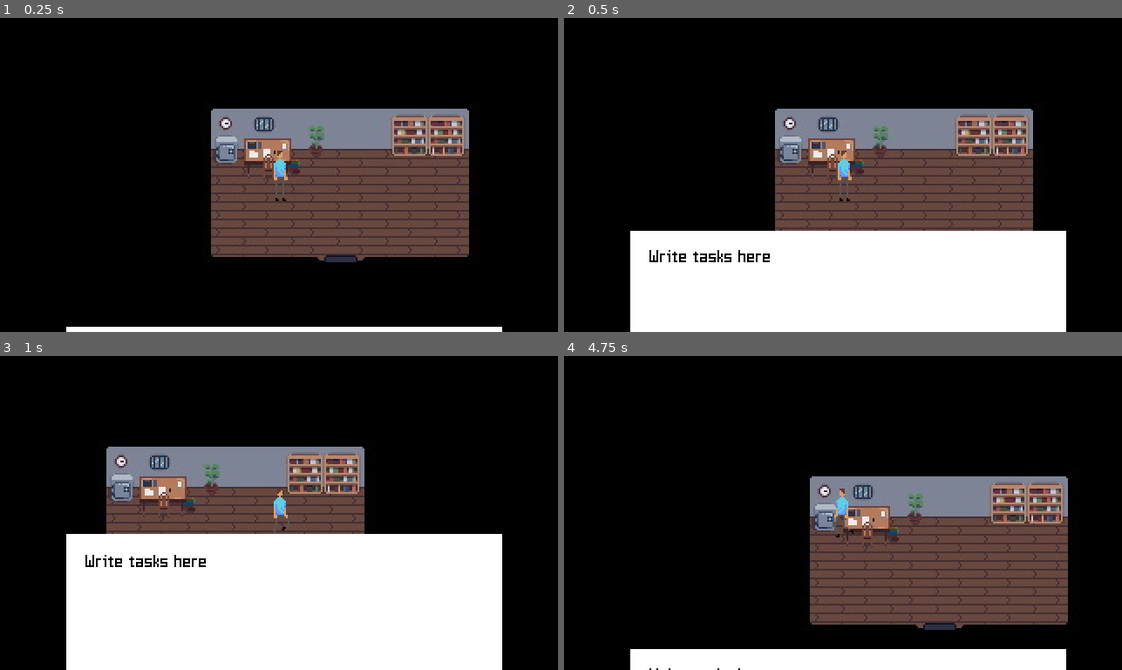
Above: before the commit, frames 1-4 (two rows, left to right).
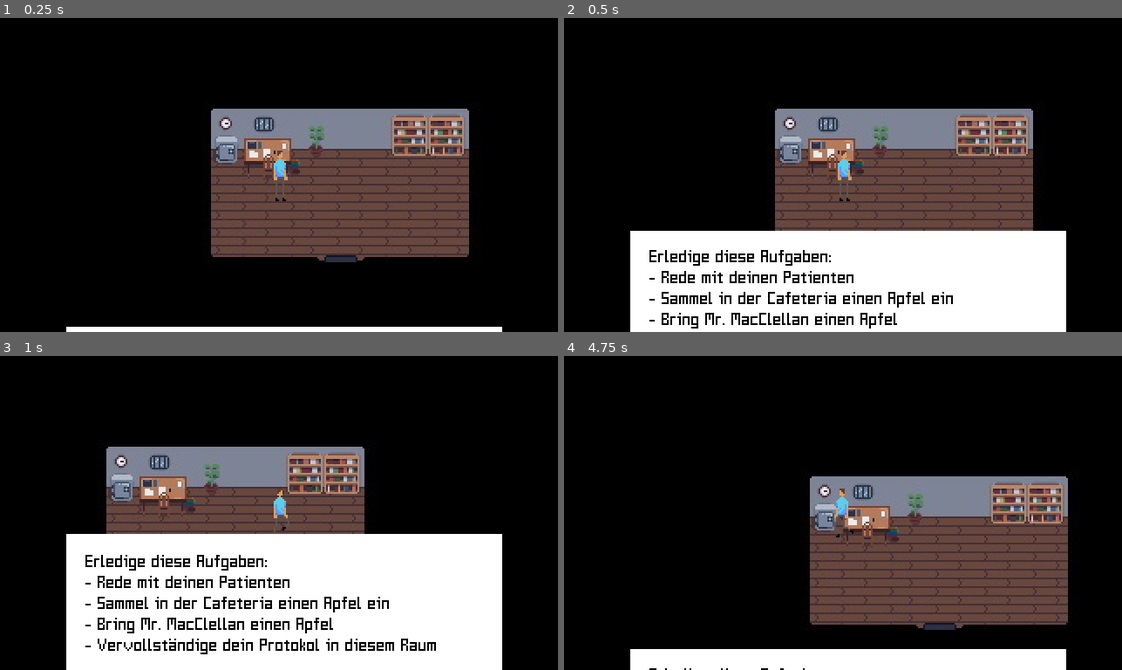
Above: after the commit, the same moments.

Repository: p2lK/Game_Jam
Game: Godot game, scene res://scenes/main.tscn
Two runs of this game, one before a commit and one after it. Both use one fixed random seed, a clock stepped at 60 frames per second and the inputs below.
Inputs:
- Up to frame 1 (0.25 s): no input
- Up to frame 2 (0.5 s): no input
- Up to frame 3 (1 s): hold D (right) from 0.53 s (still down); tap E (interact) at 0.6 s
- Up to frame 4 (4.75 s): release D (right) at 1.28 s; hold S (down) 1.28-2.03 s; tap E (interact) every 0.75 s from 1.35 to 4.35 s; hold D (right) 2.03-2.78 s; hold W (up) 2.78-3.53 s; hold Left (left) from 3.53 s (still down)

Frame 1 is identical in both runs. In frame 2, 2.3% of the frame differs, in the area x 15-70%, y 73-99%; in frame 3, 3.2%, in the area x 15-79%, y 63-95%; in frame 4, less than 0.1%.

Commit message:
improved task display

Diff:
--- a/Scenes/task_display.gd
+++ b/Scenes/task_display.gd
@@ -1,4 +1,6 @@
 extends Node2D
+
+@onready var label = $Label
 
 var time_to_transition = 1.0
 var time = -1
@@ -25,6 +27,7 @@
 	set_new_position(Vector2(0, 160))
 
 func unhide_this():
+	change_text()
 	set_new_position(Vector2(0, 0))
 
 func set_new_position(new_pos):
@@ -46,3 +49,26 @@
 func ease_out(x: float) -> float:
 	x = sin((PI / 2) * x)
 	return x
+
+func change_text():
+	var text = ''
+
+	var parent = get_parent()
+
+	if parent.talked_to_patient and parent.collected_apple:
+		text = 'Du hast alle Aufgaben für den ersten Tag erledigt, in der finalen Version würdest du jetzt zum zweiten Tag kommen. \nVielen Dank fürs Spielen!!! \nCredits: Writing: Linda \nArt: Emily, Yasemin, Nina\nCoding: Kai, Emily, Laurin'
+	else:
+		text += 'Erledige diese Aufgaben:\n'
+
+		if !parent.talked_to_patient:
+			text += '- Rede mit deinen Patienten\n'
+
+		if !parent.collected_apple:
+			text += '- Sammel in der Cafeteria einen Apfel ein\n'
+			text += '- Bring Mr. MacClellan einen Apfel\n'
+
+		text += '- Vervollständige dein Protokol in diesem Raum\n\n'
+
+		text += 'Tutorial: WASD zum Bewegen und E/Space zum interagieren.'
+
+	label.text = text
--- a/scenes/player.gd
+++ b/scenes/player.gd
@@ -18,6 +18,9 @@
 
 var last_alpha
 var goal_alpha
+
+var talked_to_patient = false
+var collected_apple = false
 
 func _ready():
 	task_display.visible = true
